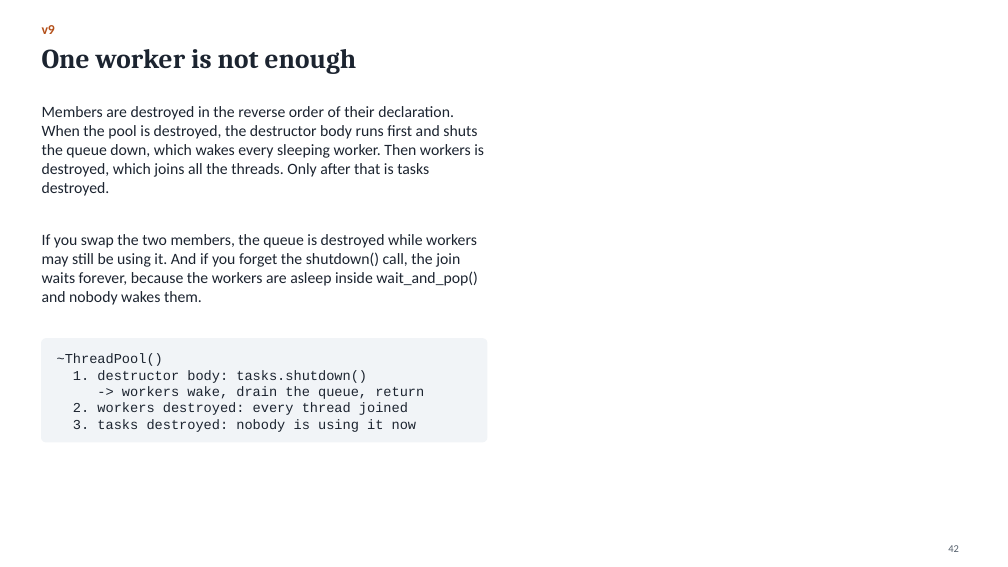
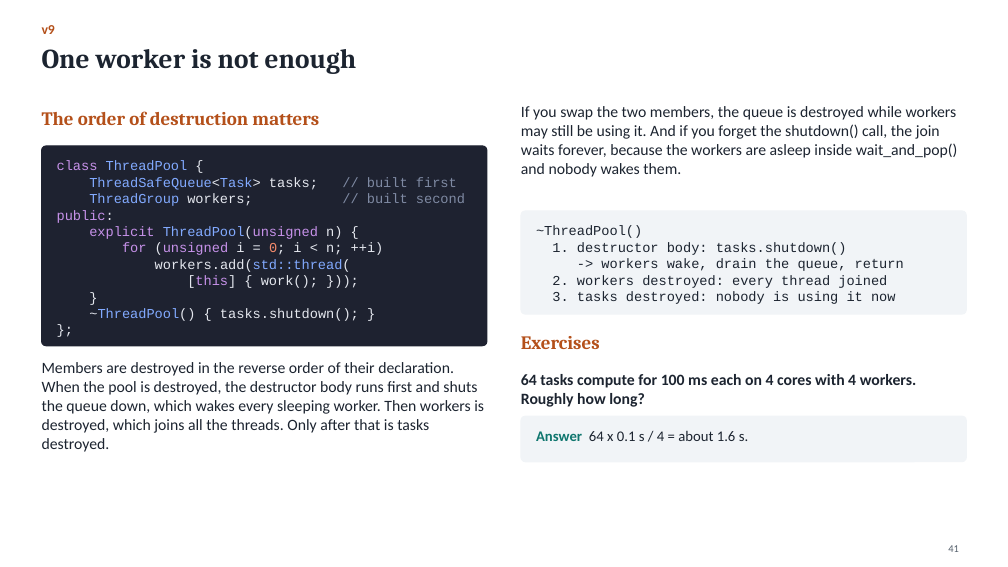
Before and after one commit to Kumarutkarsh9470/Project, a slide deck: slide 41 of Queue_Course.pptx (slide 42 before the commit). Drawn at 1008x567 pixels with LibreOffice and Linux fonts; fonts in the diff are those of the drawing. Boxes give left, top, right and bottom in pixels: in the first picture for what was removed or moved away, otherwise in the second. Text is boxed around its words. In the diff, an @@ line names an element or a change of style, - is before the commit and + after.

```diff
--- a/Queue_Course.pptx
+++ b/Queue_Course.pptx
@@ text at <box>42,111,319,125</box>: text changed; size 15 to 18 pt; font Calibri to Cambria; text colour #1C2430 to #B4501A; bold on @@
-Members are destroyed in the reverse order of their declaration. When the pool is destroyed, the destructor body runs first and shuts the queue down, which wakes every sleeping worker. Then workers is destroyed, which joins all the threads. Only after that is tasks destroyed.
+The order of destruction matters
@@ text "If you swap the two ...": place and size @@
-text "If you swap the two ..." at <box>42,234,478,305</box>
+text "If you swap the two ..." at <box>521,106,958,177</box>
@@ rounded rectangle added at <box>42,146,487,346</box>, fill #1E2230, outline #1E2230 1 pt @@
@@ text added at <box>57,161,465,321</box>, 13 pt, text #E4E7EE @@
+class ThreadPool {
+ThreadSafeQueue<Task> tasks; // built first
+ThreadGroup workers; // built second
+public:
+explicit ThreadPool(unsigned n) {
+for (unsigned i = 0; i < n; ++i)
+workers.add(std::thread(
+[this] { work(); }));
+}
+~ThreadPool() { tasks.shutdown(); }
+};
@@ rounded rectangle: place and size @@
-rounded rectangle at <box>42,339,487,442</box>
+rounded rectangle at <box>521,211,966,315</box>
@@ text added at <box>536,226,904,304</box>, 13 pt, text #1C2430 @@
+~ThreadPool()
+1. destructor body: tasks.shutdown()
+-> workers wake, drain the queue, return
+2. workers destroyed: every thread joined
+3. tasks destroyed: nobody is using it now
@@ text added at <box>521,336,600,349</box>, 18 pt, text #B4501A, bold @@
+Exercises
@@ text at <box>42,362,484,452</box>: text changed; size 13 to 15 pt; font Courier New to Calibri @@
-~ThreadPool()
-1. destructor body: tasks.shutdown()
--> workers wake, drain the queue, return
-2. workers destroyed: every thread joined
-3. tasks destroyed: nobody is using it now
+Members are destroyed in the reverse order of their declaration. When the pool is destroyed, the destructor body runs first and shuts the queue down, which wakes every sleeping worker. Then workers is destroyed, which joins all the threads. Only after that is tasks destroyed.
@@ text added at <box>521,374,917,407</box>, 15 pt, text #1C2430, bold @@
+64 tasks compute for 100 ms each on 4 cores with 4 workers. Roughly how long?
@@ rounded rectangle added at <box>521,417,966,462</box>, fill #F1F4F7, outline #F1F4F7 1 pt @@
@@ text added at <box>536,431,748,441</box>, 14 pt, text #1C2430 @@
+Answer 64 x 0.1 s / 4 = about 1.6 s.
```
Also in this commit, not shown: 54 other slides changed, 1 slide added, 6 slides removed, 8 other files.
